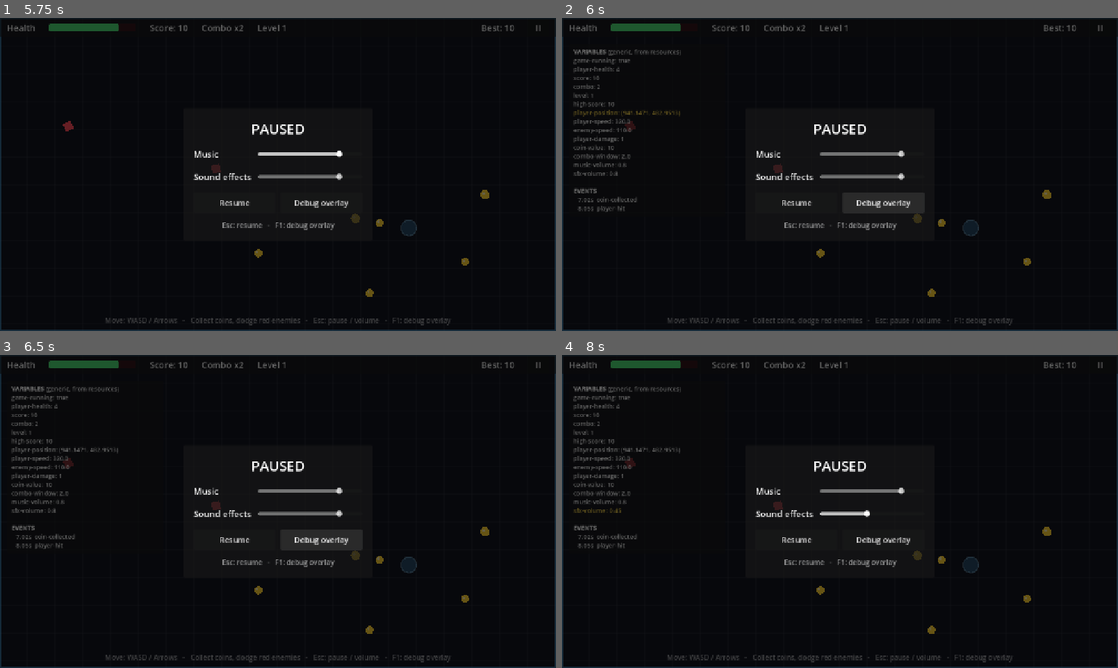
Above: before the commit, frames 1-4 (two rows, left to right).
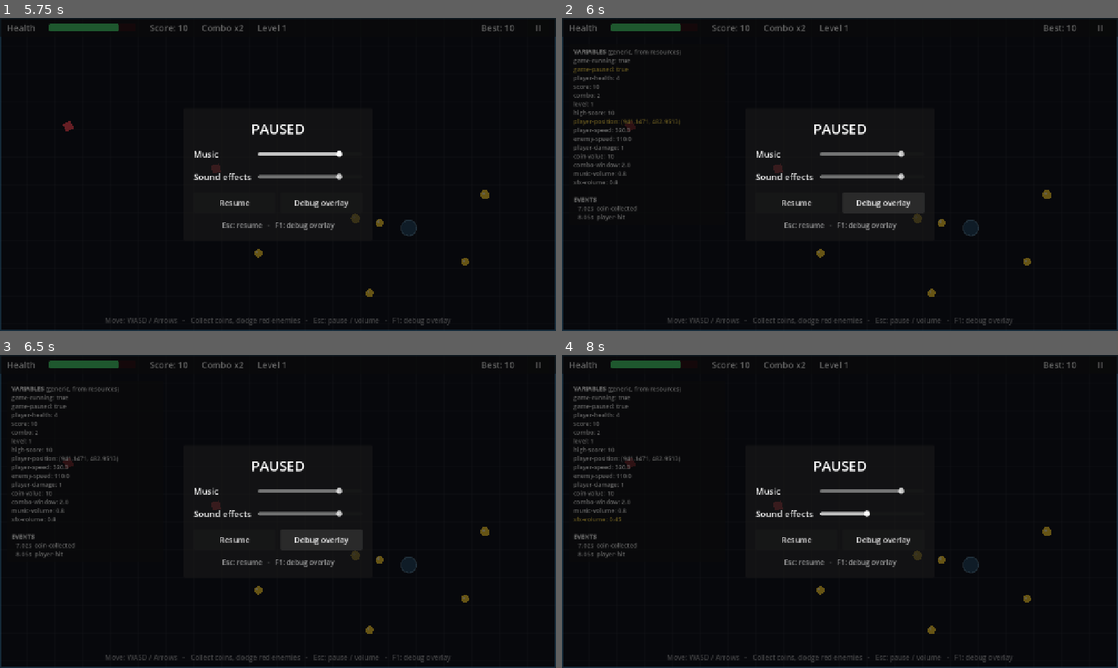
Above: after the commit, the same moments.

Repository: joranmarcy/Godot-MEDS-Comparison
Game: Godot game, scene res://game/scenes/main.tscn
Same seed, same stepped clock (60 frames per second), same inputs: the game is played once before the commit and once after it.
Inputs (mouse positions are in pixels of both pictures, inside the frame that each line leads up to):
- Up to frame 1 (5.75 s): click "II" at 0.5 s; click "Resume" at 1.25 s; drag from (278, 174) to (366, 293) at 2.02 s; drag from (166, 190) to (366, 293) at 2.77 s; move the mouse to (333, 105) at 3.52 s; hold D (move_right) 3.53-4.25 s; drag from (250, 237) to (378, 221) at 4.27 s; move the mouse to (444, 221) at 5.02 s; hold A (move_left) from 5.03 s (still down); tap Escape (pause) at 5.65 s
- Up to frame 2 (6 s): release A (move_left) at 5.75 s; click "Debug overlay" at 5.75 s
- Up to frame 3 (6.5 s): no input
- Up to frame 4 (8 s): drag from (673, 464) to (917, 555) at 6.52 s; tap Enter at 7.25 s; move the mouse to (867, 511) at 7.27 s; hold S (move_down) from 7.28 s (still down); click (867, 511) at 7.42 s; tap F1 (toggle_debug_overlay) at 7.9 s

Frame 1 is identical in both runs. In frame 2, 1.2% of the frame differs, in the area x 2-22%, y 15-65%; in frame 3, 1.1%; in frame 4, 1.1%.

Commit message:
feat: pause game bool & debug overlay variables

Diff:
--- a/meds-game/game/scenes/debug_overlay.tscn
+++ b/meds-game/game/scenes/debug_overlay.tscn
@@ -20,13 +20,22 @@
 [ext_resource type="Resource" path="res://game/events/game-over.tres" id="18_over"]
 [ext_resource type="Resource" path="res://game/variables/music-volume.tres" id="19_music_volume"]
 [ext_resource type="Resource" path="res://game/variables/sfx-volume.tres" id="20_sfx_volume"]
+[ext_resource type="Resource" path="res://game/variables/game-paused.tres" id="21_paused"]
+[ext_resource type="Resource" path="res://game/variables/debug-overlay-visible.tres" id="22_overlay_visible"]
+[ext_resource type="Script" path="res://game/scripts/toggle_bool_on_action.gd" id="23_toggle_action"]
+[ext_resource type="Script" path="res://game/scripts/bool_to_visibility.gd" id="24_visibility"]
 
 [node name="DebugOverlay" type="CanvasLayer"]
 process_mode = 3
 layer = 3
 script = ExtResource("1_overlay")
-variables = Array[ExtResource("2_base")]([ExtResource("4_running"), ExtResource("5_health"), ExtResource("6_score"), ExtR …(285 unchanged characters)…
+variables = Array[ExtResource("2_base")]([ExtResource("4_running"), ExtResource("21_paused"), ExtResource("5_health"), ExtResource("6_score"), ExtR …(285 unchanged characters)…
 events = Array[ExtResource("3_event")]([ExtResource("16_collected"), ExtResource("17_hit"), ExtResource("18_over")])
+
+[node name="ToggleOnAction" type="Node" parent="."]
+script = ExtResource("23_toggle_action")
+action = &"toggle_debug_overlay"
+variable = ExtResource("22_overlay_visible")
 
 [node name="Panel" type="PanelContainer" parent="."]
 offset_left = 16.0
@@ -34,6 +43,8 @@
 offset_right = 376.0
 offset_bottom = 100.0
 mouse_filter = 2
+script = ExtResource("24_visibility")
+variable = ExtResource("22_overlay_visible")
 
 [node name="Margin" type="MarginContainer" parent="Panel"]
 layout_mode = 2
--- a/meds-game/game/scenes/hud.tscn
+++ b/meds-game/game/scenes/hud.tscn
@@ -1,7 +1,8 @@
-[gd_scene load_steps=12 format=3]
+[gd_scene load_steps=13 format=3]
 
 [ext_resource type="Script" path="res://addons/godot_meds_core/scripts/ui/variable-driven-label.gd" id="1_label"]
-[ext_resource type="Script" path="res://game/scripts/action_button.gd" id="90_action_button"]
+[ext_resource type="Script" path="res://game/scripts/toggle_bool_button.gd" id="90_toggle_button"]
+[ext_resource type="Resource" path="res://game/variables/game-paused.tres" id="92_paused"]
 [ext_resource type="Script" path="res://game/scripts/hint_label.gd" id="91_hint_label"]
 [ext_resource type="Script" path="res://addons/godot_meds_core/scripts/ui/variable-driven-progress-bar.gd" id="2_bar"]
 [ext_resource type="Resource" path="res://game/variables/player-health.tres" id="3_health"]
@@ -103,8 +104,8 @@
 focus_mode = 0
 theme_override_font_sizes/font_size = 20
 text = "II"
-script = ExtResource("90_action_button")
-action = &"pause"
+script = ExtResource("90_toggle_button")
+variable = ExtResource("92_paused")
 
 [node name="Hint" type="Label" parent="."]
 anchors_preset = 7
--- a/meds-game/game/scenes/main.tscn
+++ b/meds-game/game/scenes/main.tscn
@@ -33,12 +33,13 @@
 [ext_resource type="PackedScene" path="res://game/scenes/audio.tscn" id="31_audio"]
 [ext_resource type="PackedScene" path="res://game/scenes/settings_menu.tscn" id="42_settings"]
 [ext_resource type="PackedScene" path="res://game/scenes/touch_controls.tscn" id="90_touch_controls"]
+[ext_resource type="Resource" path="res://game/variables/game-paused.tres" id="91_paused"]
 
 [node name="Main" type="Node2D"]
 
 [node name="ResetSessionVariables" type="Node" parent="."]
 script = ExtResource("1_reset")
-variables = Array[ExtResource("2_base")]([ExtResource("3_running"), ExtResource("4_health"), ExtResource("5_score"), ExtResource("6_combo"), ExtResource("7_level"), ExtResource("8_position")])
+variables = Array[ExtResource("2_base")]([ExtResource("3_running"), ExtResource("4_health"), ExtResource("5_score"), ExtResource("6_combo"), ExtResource("7_level"), ExtResource("8_position"), ExtResource("91_paused")])
 
 [node name="GameRules" type="Node" parent="."]
 
--- a/meds-game/game/scenes/settings_menu.tscn
+++ b/meds-game/game/scenes/settings_menu.tscn
@@ -1,17 +1,34 @@
-[gd_scene load_steps=7 format=3]
+[gd_scene load_steps=12 format=3]
 
-[ext_resource type="Script" path="res://game/scripts/pause_menu.gd" id="1_menu"]
-[ext_resource type="Script" path="res://game/scripts/action_button.gd" id="90_action_button"]
+[ext_resource type="Script" path="res://game/scripts/toggle_bool_on_action.gd" id="1_toggle_action"]
+[ext_resource type="Script" path="res://game/scripts/toggle_bool_button.gd" id="90_toggle_button"]
+[ext_resource type="Resource" path="res://game/variables/game-paused.tres" id="91_paused"]
+[ext_resource type="Resource" path="res://game/variables/debug-overlay-visible.tres" id="92_overlay_visible"]
+[ext_resource type="Script" path="res://game/scripts/bind_bool_to_tree_paused.gd" id="93_tree_paused"]
+[ext_resource type="Script" path="res://game/scripts/bool_to_visibility.gd" id="94_visibility"]
+[ext_resource type="Script" path="res://game/scripts/focus_while_true.gd" id="95_focus"]
 [ext_resource type="AudioStream" path="res://game/sounds/coin.wav" id="2_coin"]
 [ext_resource type="Script" path="res://addons/godot_meds_core/scripts/ui/variable-driven-slider.gd" id="3_slider"]
 [ext_resource type="Resource" path="res://game/variables/music-volume.tres" id="4_music"]
 [ext_resource type="Resource" path="res://game/variables/sfx-volume.tres" id="5_sfx"]
 
-[node name="SettingsMenu" type="CanvasLayer" node_paths=PackedStringArray("focus_on_open")]
+[node name="SettingsMenu" type="CanvasLayer"]
 process_mode = 3
 layer = 4
-script = ExtResource("1_menu")
-focus_on_open = NodePath("Root/Center/Panel/Margin/VBox/Grid/MusicSlider")
+
+[node name="TogglePauseOnAction" type="Node" parent="."]
+script = ExtResource("1_toggle_action")
+action = &"pause"
+variable = ExtResource("91_paused")
+
+[node name="PauseTreeWhileTrue" type="Node" parent="."]
+script = ExtResource("93_tree_paused")
+variable = ExtResource("91_paused")
+
+[node name="FocusSliderWhileOpen" type="Node" parent="." node_paths=PackedStringArray("focus_target")]
+script = ExtResource("95_focus")
+variable = ExtResource("91_paused")
+focus_target = NodePath("../Root/Center/Panel/Margin/VBox/Grid/MusicSlider")
 
 [node name="SfxPreview" type="AudioStreamPlayer" parent="."]
 stream = ExtResource("2_coin")
@@ -24,6 +41,8 @@
 grow_horizontal = 2
 grow_vertical = 2
 color = Color(0, 0, 0, 0.6)
+script = ExtResource("94_visibility")
+variable = ExtResource("91_paused")
 
 [node name="Center" type="CenterContainer" parent="Root"]
 layout_mode = 1
@@ -102,8 +121,8 @@
 size_flags_horizontal = 3
 theme_override_font_sizes/font_size = 18
 text = "Resume"
-script = ExtResource("90_action_button")
-action = &"pause"
+script = ExtResource("90_toggle_button")
+variable = ExtResource("91_paused")
 
 [node name="DebugOverlayButton" type="Button" parent="Root/Center/Panel/Margin/VBox/Buttons"]
 custom_minimum_size = Vector2(0, 48)
@@ -111,8 +130,8 @@
 size_flags_horizontal = 3
 theme_override_font_sizes/font_size = 18
 text = "Debug overlay"
-script = ExtResource("90_action_button")
-action = &"toggle_debug_overlay"
+script = ExtResource("90_toggle_button")
+variable = ExtResource("92_overlay_visible")
 
 [node name="Hint" type="Label" parent="Root/Center/Panel/Margin/VBox"]
 modulate = Color(1, 1, 1, 0.6)
--- a/meds-game/game/scripts/action_button.gd
+++ /dev/null
@@ -1,17 +0,0 @@
-extends Button
-## On-screen button that triggers an input action, as if its key had been pressed.
-## Lets touch players reach keyboard-only features (pause, debug overlay) without extra wiring.
-
-@export var action: StringName
-
-
-func _ready() -> void:
-	pressed.connect(_on_pressed)
-
-
-func _on_pressed() -> void:
-	for is_pressed in [true, false]:
-		var event := InputEventAction.new()
-		event.action = action
-		event.pressed = is_pressed
-		Input.parse_input_event(event)
--- /dev/null
+++ b/meds-game/game/scripts/bind_bool_to_tree_paused.gd
@@ -0,0 +1,17 @@
+extends Node
+## Pauses the SceneTree while `variable` is true.
+##
+## The variable is the single source of truth: pause the game by writing to it
+## (from code, a button, or the Variable Values panel), never by setting
+## `get_tree().paused` directly. Needs process_mode Always to keep listening while paused.
+
+@export var variable: BoolVariable
+
+
+func _ready() -> void:
+	variable.value_changed.connect(_on_value_changed)
+	_on_value_changed(variable.value)
+
+
+func _on_value_changed(new_value: bool) -> void:
+	get_tree().paused = new_value
--- a/meds-game/game/scripts/debug_overlay.gd
+++ b/meds-game/game/scripts/debug_overlay.gd
@@ -1,10 +1,10 @@
 extends CanvasLayer
-## Generic in-game debug overlay ("toggle_debug_overlay" action: F1, or the button in the pause menu).
-## Works in exported builds too, including on phones.
+## Generic in-game debug overlay. Works in exported builds too, including on phones.
 ##
 ## It knows nothing about the game: drag any MEDS variable or event into the
 ## arrays in the inspector and it is displayed. Recently changed values are
 ## highlighted, and every event raise is logged with a timestamp.
+## Visibility is driven by `debug-overlay-visible` (F1, the pause-menu button, or the Variable Values panel).
 
 const MAX_LOG_LINES := 8
 
@@ -21,18 +21,12 @@
 
 
 func _ready() -> void:
-	_panel.hide()
 	for variable in variables:
 		if variable != null:
 			variable.connect("value_changed", _on_variable_changed.bind(variable))
 	for event in events:
 		if event != null:
 			event.event_raised.connect(_on_event_raised.bind(event))
-
-
-func _unhandled_input(event: InputEvent) -> void:
-	if event.is_action_pressed("toggle_debug_overlay"):
-		_panel.visible = not _panel.visible
 
 
 func _process(_delta: float) -> void:
--- /dev/null
+++ b/meds-game/game/scripts/focus_while_true.gd
@@ -0,0 +1,17 @@
+extends Node
+## Gives keyboard/gamepad focus to `focus_target` while `variable` is true (e.g. a menu is open),
+## and releases focus when it becomes false.
+
+@export var variable: BoolVariable
+@export var focus_target: Control
+
+
+func _ready() -> void:
+	variable.value_changed.connect(_on_value_changed)
+
+
+func _on_value_changed(new_value: bool) -> void:
+	if new_value and focus_target != null:
+		focus_target.grab_focus.call_deferred()
+	elif not new_value:
+		get_viewport().gui_release_focus()
--- a/meds-game/game/scripts/pause_menu.gd
+++ /dev/null
@@ -1,25 +0,0 @@
-extends CanvasLayer
-## Pause menu ("pause" action: Esc, gamepad Start or the on-screen pause button). Volume sliders are bound to MEDS variables in the scene, not here.
-
-@export var focus_on_open: Control
-
-@onready var _root: Control = $Root
-
-
-func _ready() -> void:
-	_root.hide()
-
-
-func _unhandled_input(event: InputEvent) -> void:
-	if event.is_action_pressed("pause"):
-		_set_open(not _root.visible)
-		get_viewport().set_input_as_handled()
-
-
-func _set_open(open: bool) -> void:
-	_root.visible = open
-	get_tree().paused = open
-	if open and focus_on_open != null:
-		focus_on_open.grab_focus()
-	else:
-		get_viewport().gui_release_focus()
--- /dev/null
+++ b/meds-game/game/scripts/toggle_bool_button.gd
@@ -0,0 +1,12 @@
+extends Button
+## Flips a BoolVariable when pressed (on-screen pause, resume, debug overlay...).
+
+@export var variable: BoolVariable
+
+
+func _ready() -> void:
+	pressed.connect(_on_pressed)
+
+
+func _on_pressed() -> void:
+	variable.set_value(not variable.value, self)
--- /dev/null
+++ b/meds-game/game/scripts/toggle_bool_on_action.gd
@@ -0,0 +1,12 @@
+extends Node
+## Flips a BoolVariable each time an input action is pressed (keyboard, gamepad...).
+## Set process_mode to Always if it must work while the game is paused.
+
+@export var action: StringName
+@export var variable: BoolVariable
+
+
+func _unhandled_input(event: InputEvent) -> void:
+	if event.is_action_pressed(action):
+		variable.set_value(not variable.value, self)
+		get_viewport().set_input_as_handled()
--- /dev/null
+++ b/meds-game/game/variables/debug-overlay-visible.tres
@@ -0,0 +1,8 @@
+[gd_resource type="Resource" script_class="BoolVariable" load_steps=2 format=3]
+
+[ext_resource type="Script" path="res://addons/godot_meds_core/scripts/variables/bool-variable.gd" id="1_script"]
+
+[resource]
+script = ExtResource("1_script")
+reset_on = "On Application Start"
+initial_value = false
--- /dev/null
+++ b/meds-game/game/variables/game-paused.tres
@@ -0,0 +1,7 @@
+[gd_resource type="Resource" script_class="BoolVariable" load_steps=2 format=3]
+
+[ext_resource type="Script" path="res://addons/godot_meds_core/scripts/variables/bool-variable.gd" id="1_script"]
+
+[resource]
+script = ExtResource("1_script")
+initial_value = false
--- a/meds-game/tests/test_gameplay.gd
+++ b/meds-game/tests/test_gameplay.gd
@@ -35,6 +35,13 @@
 
 func _bus_muted(bus_name: StringName) -> bool:
 	return AudioServer.is_bus_mute(AudioServer.get_bus_index(bus_name))
+
+func _press_key(keycode: Key) -> void:
+	var event := InputEventKey.new()
+	event.keycode = keycode
+	event.physical_keycode = keycode
+	event.pressed = true
+	root.push_input(event)
 
 func _press_escape() -> void:
 	var event := InputEventKey.new()
@@ -132,6 +139,8 @@
 	var running: BoolVariable = load("res://game/variables/game-running.tres")
 	var music_volume: FloatVariable = load("res://game/variables/music-volume.tres")
 	var sfx_volume: FloatVariable = load("res://game/variables/sfx-volume.tres")
+	var game_paused: BoolVariable = load("res://game/variables/game-paused.tres")
+	var overlay_visible: BoolVariable = load("res://game/variables/debug-overlay-visible.tres")
 	var coin_evt: Event = load("res://game/events/coin-collected.tres")
 	var hit_evt: Event = load("res://game/events/player-hit.tres")
 	var over_evt: Event = load("res://game/events/game-over.tres")
@@ -144,9 +153,9 @@
 	await process_frame
 	check(health.value == 5, "health starts at 5")
 	check(running.value, "game running at start")
-	check(main.get_node("DebugOverlay").variables.size() == 14, "overlay typed variables array loaded")
+	check(main.get_node("DebugOverlay").variables.size() == 15, "overlay typed variables array loaded")
 	check(main.get_node("DebugOverlay").events.size() == 3, "overlay typed events array loaded")
-	check(main.get_node("ResetSessionVariables").variables.size() == 6, "reset typed array loaded")
+	check(main.get_node("ResetSessionVariables").variables.size() == 7, "reset typed array loaded")
 	check(not main.get_node("GameOverScreen/Root").visible, "game over hidden at start")
 	check(main.get_node("Audio/MusicWhileRunning").playing, "music plays at start")
 
@@ -186,10 +195,20 @@
 	check(is_equal_approx(float(_saved_value("variables", "res://game/variables/sfx-volume")), 0.5), "volume saved to disk")
 	music_volume.set_value(0.8)
 	_check_pause_menu(main)
+	# Writing the variable is what the Variable Values panel does: it must drive the real pause flow.
+	game_paused.set_value(true)
+	check(paused and main.get_node("SettingsMenu/Root").visible, "writing game-paused pauses the tree and opens the menu")
+	game_paused.set_value(false)
+	check(not paused and not main.get_node("SettingsMenu/Root").visible, "clearing game-paused resumes")
+	_press_key(KEY_F1)
+	check(overlay_visible.value and main.get_node("DebugOverlay/Panel").visible, "F1 toggles debug-overlay-visible")
+	_press_key(KEY_F1)
+	check(not overlay_visible.value and not main.get_node("DebugOverlay/Panel").visible, "F1 toggles it back off")
 	await _check_touch_controls(main, player)
 
 	for i in 4: hit_evt.raise_event()
 	check(health.value == 0, "health 0")
+	var score_at_game_over := score.value
 	check(not running.value, "game stopped")
 	check(game_over_count == 1, "game over raised once (got %d)" % game_over_count)
 	check(main.get_node("GameOverScreen/Root").visible, "game over screen visible")
@@ -198,8 +217,11 @@
 	hit_evt.raise_event()
 	check(game_over_count == 1, "no second game over")
 	coin_evt.raise_event()
-	check(score.value == 450, "no scoring after game over")
-
+	check(score.value == score_at_game_over, "no scoring after game over")
+
+	# Restart while paused and with the overlay open, to check what is reset and what is kept.
+	game_paused.set_value(true)
+	overlay_visible.set_value(true)
 	# Simulate restart (same as reload_current_scene: resources stay alive).
 	main.free()
 	var main2: Node = load("res://game/scenes/main.tscn").instantiate()
@@ -210,6 +232,9 @@
 	check(high.value >= 450, "high score survives restart")
 	check(is_equal_approx(sfx_volume.value, 0.5), "volume survives restart")
 	check(not main2.get_node("GameOverScreen/Root").visible, "game over hidden after restart")
+	check(not game_paused.value and not paused and not main2.get_node("SettingsMenu/Root").visible, "restart un-pauses (game-paused is a session variable)")
+	check(overlay_visible.value and main2.get_node("DebugOverlay/Panel").visible, "debug overlay stays open across restart")
+	overlay_visible.set_value(false)
 	check(main2.get_node("Audio/MusicWhileRunning").playing, "music restarts")
 	check(not main2.get_node("Audio/LevelUpSound").playing, "no level up sound on restart reset")
 	for i in 30: await process_frame
Not shown: 1 places in meds-game/game/scenes/debug_overlay.tscn that only renumber resources
Not shown: 1 places in meds-game/game/scenes/main.tscn that only renumber resources
Not shown, removed: meds-game/game/scripts/action_button.gd.uid
Not shown, added: meds-game/game/scripts/bind_bool_to_tree_paused.gd.uid
Not shown, added: meds-game/game/scripts/focus_while_true.gd.uid
Not shown, removed: meds-game/game/scripts/pause_menu.gd.uid
Not shown, added: meds-game/game/scripts/toggle_bool_button.gd.uid
Not shown, added: meds-game/game/scripts/toggle_bool_on_action.gd.uid
